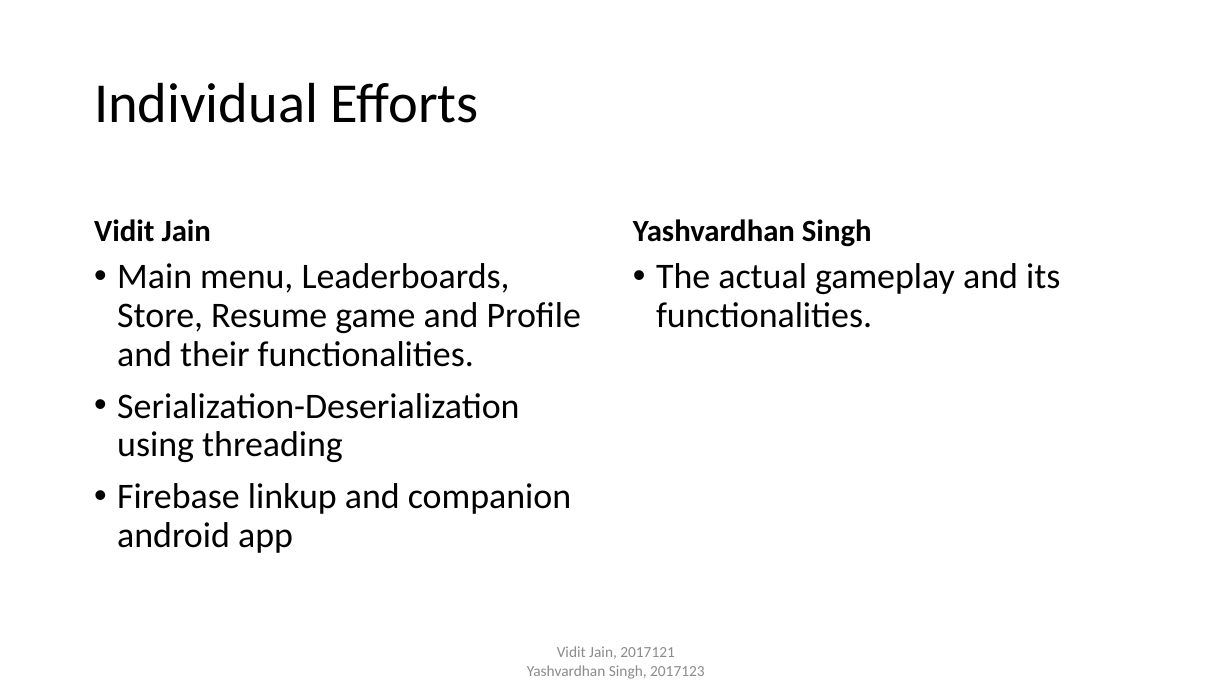
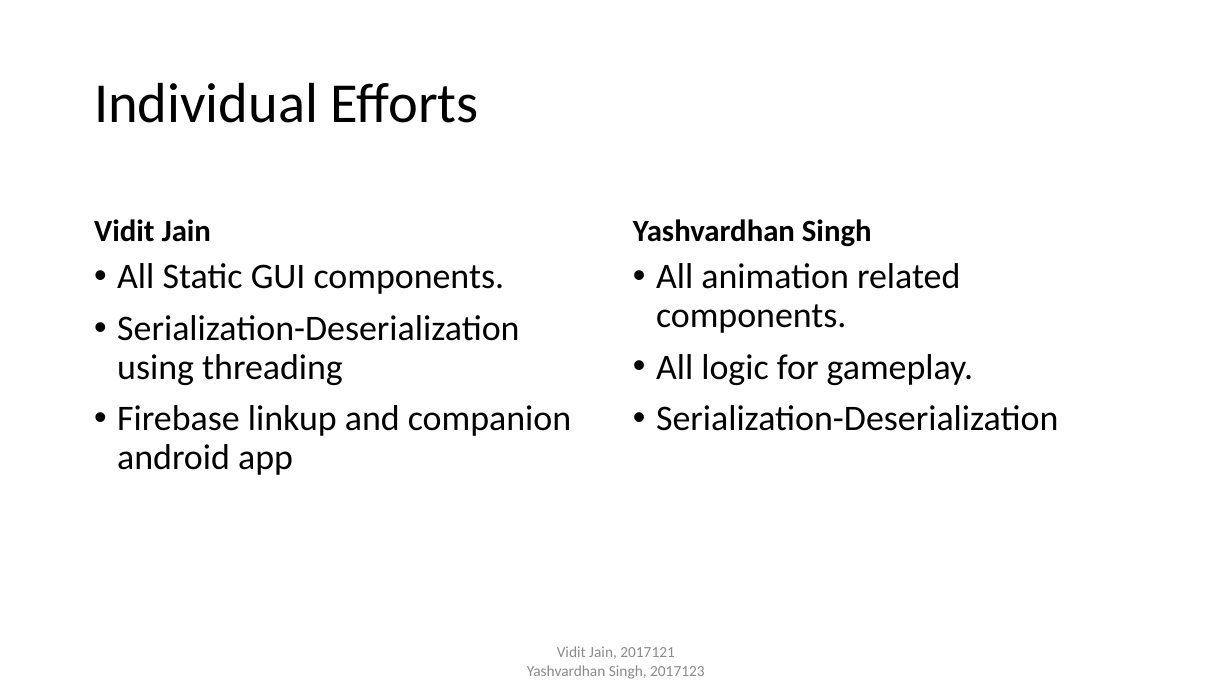
Before and after one commit to yashvardhan29/SnakeVsBlockGame, a slide deck: slide 3 of src/APPT.pptx. Drawn at 1232x693 pixels with LibreOffice and Linux fonts; fonts in the diff are those of the drawing. Boxes give left, top, right and bottom in pixels: in the first picture for what was removed or moved away, otherwise in the second. Text is boxed around its words. In the diff, an @@ line names an element or a change of style, - is before the commit and + after.

```diff
--- a/src/APPT.pptx
+++ b/src/APPT.pptx
@@ text at box(117, 263, 505, 294): text changed @@
-• Main menu, Leaderboards, Store, Resume game and Profile and their functionalities.
+• All Static GUI components.
@@ text at box(656, 263, 1058, 431): text changed @@
-• The actual gameplay and its functionalities.
+• All animation related components.
+• All logic for gameplay.
+• Serialization-Deserialization
```
Also in this commit, not shown: 8 other files.
